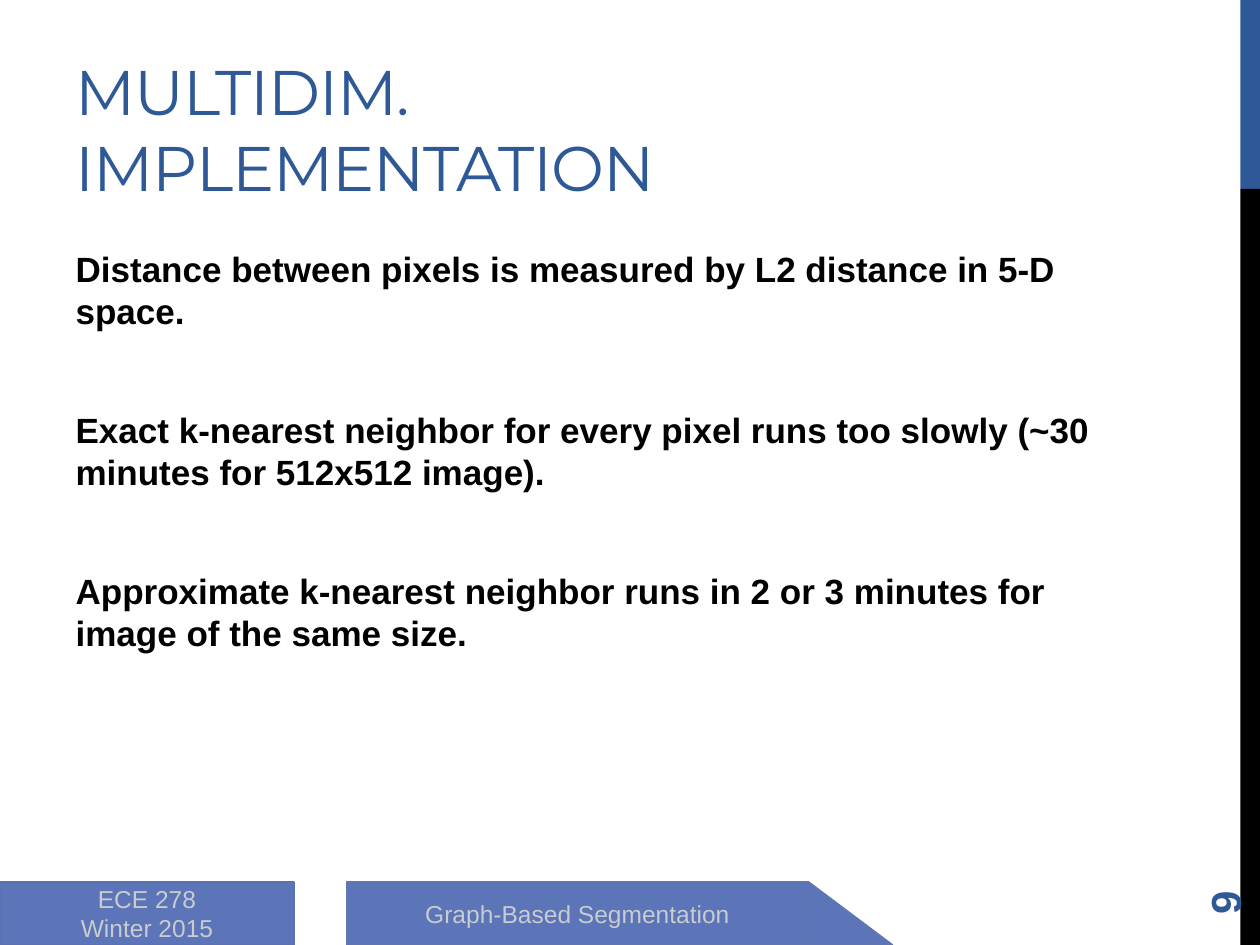
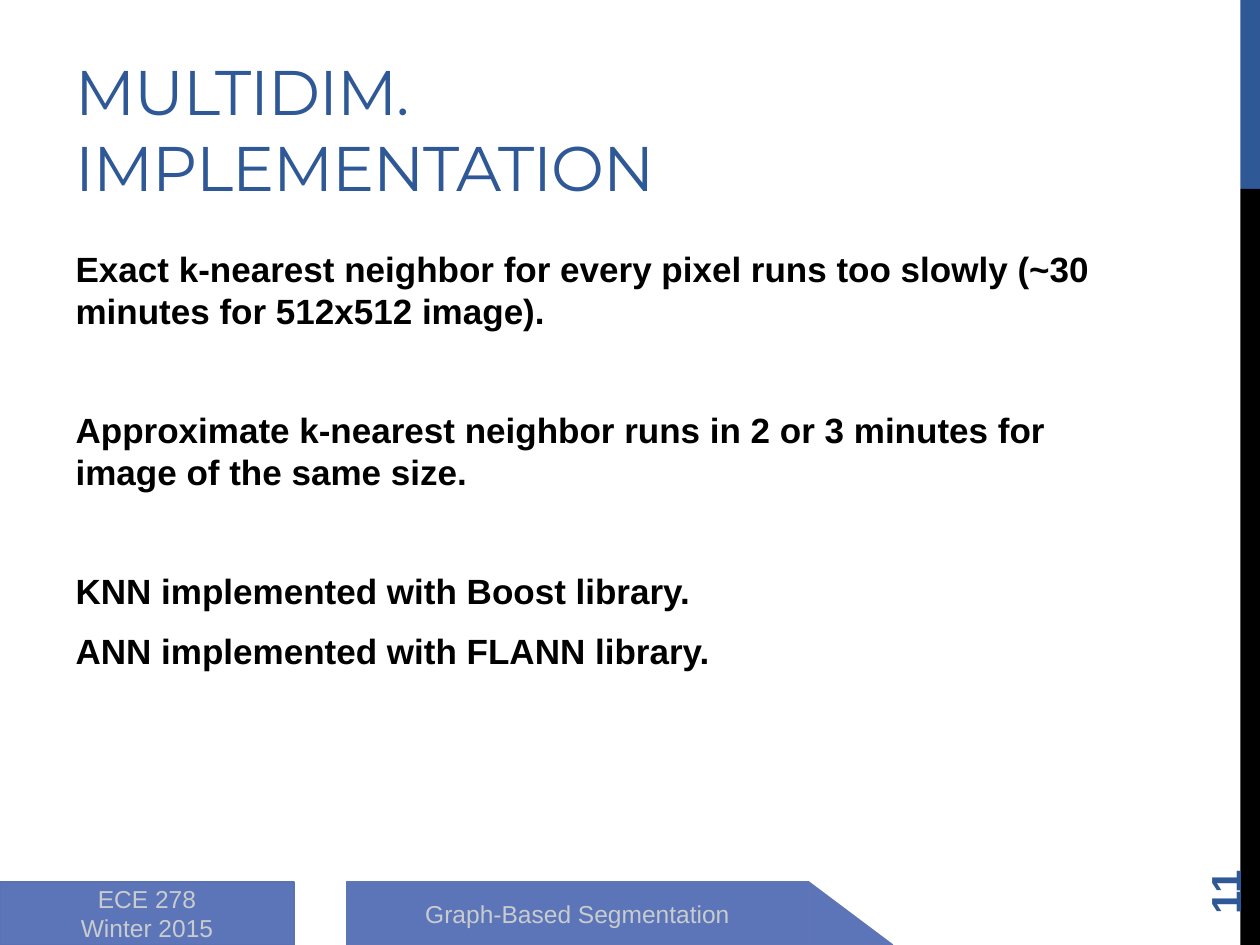
Before and after one commit to zhongguomeng/graph-based-segmentation, a slide deck: slide 11 of 8_report/presentation.pptx (slide 9 before the commit). Drawn at 1260x945 pixels with LibreOffice and Linux fonts; fonts in the diff are those of the drawing. Boxes give left, top, right and bottom in pixels: in the first picture for what was removed or moved away, otherwise in the second. Text is boxed around its words. In the diff, an @@ line names an element or a change of style, - is before the commit and + after.

```diff
--- a/8_report/presentation.pptx
+++ b/8_report/presentation.pptx
@@ text at (x1=76, y1=256, x2=1054, y2=331): paragraph removed @@
-Distance between pixels is measured by L2 distance in 5-D space.
@@ text at (x1=76, y1=578, x2=709, y2=671): paragraphs added @@
+KNN implemented with Boost library.
+ANN implemented with FLANN library.
@@ page number at (x1=1203, y1=874, x2=1250, y2=913): text changed @@
-9
+11
```
Also in this commit, not shown: 5 other slides changed, 2 slides added.
